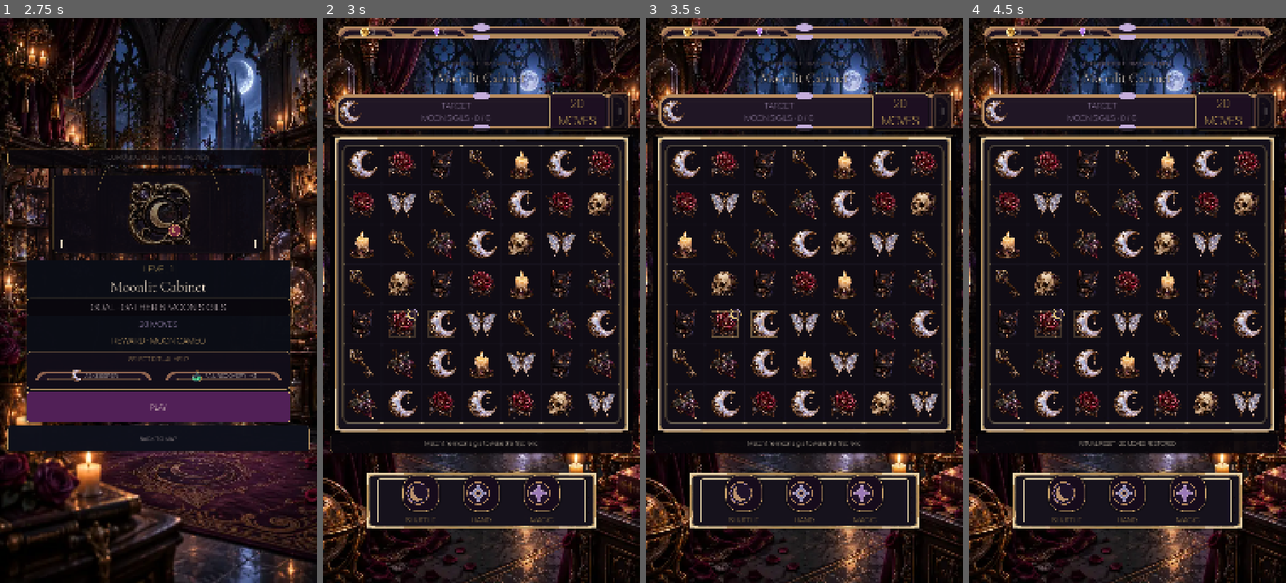
Above: before the commit, frames 1-4 (left to right).
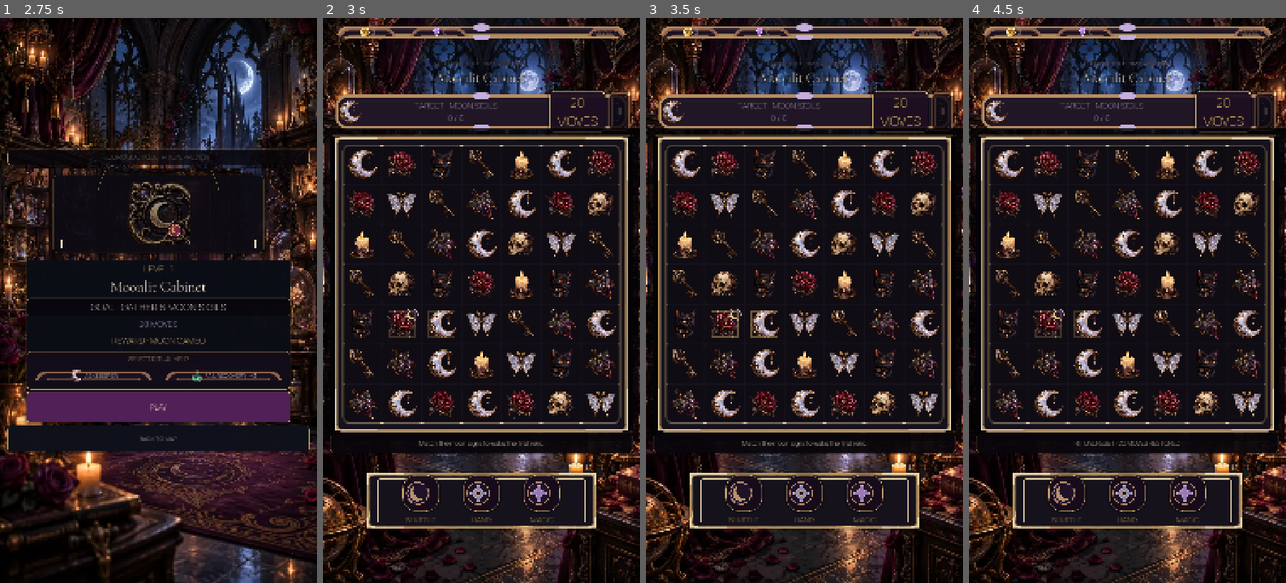
Above: after the commit, the same moments.

Repository: Jay-prodesign/akilta-match3
Game: Godot game, scene res://src/app/app_bootstrap.tscn
The game is run twice, just before and just after one commit, with the same random seed, the same clock (stepped at 60 frames per second) and the same inputs.
Inputs:
- Up to frame 1 (2.75 s): click "ENTER THE HOUSE" at 0.5 s; click "PLAY LEVEL 1" at 1.25 s; click "1" at 2 s
- Up to frame 2 (3 s): click "PLAY" at 2.75 s
- Up to frame 3 (3.5 s): no input
- Up to frame 4 (4.5 s): click "Ⅱ" at 3.5 s; click "RESTART LEVEL" at 4.25 s

Frame 1 is identical in both runs. In frame 2, 0.7% of the frame differs, in the area x 29-89%, y 12-76%; in frame 3, 0.7%; in frame 4, 0.7%.

Commit message:
Preserve objective feedback in final HUD

Diff:
--- a/src/ui/gameplay/gameplay_screen.gd
+++ b/src/ui/gameplay/gameplay_screen.gd
@@ -559,20 +559,20 @@
 	if hint_label == null:
 		return
 	var color := Color("#F4E5D3")
-	var size_px := 20
+	var size_px := 22
 	match mode:
 		"blocker":
 			color = Color("#F0CE8A")
-			size_px = 21
+			size_px = 23
 		"special":
 			color = Color("#E8C987")
-			size_px = 21
+			size_px = 23
 		"combo":
 			color = Color("#E7C8FF")
-			size_px = 22
+			size_px = 24
 		"cascade":
 			color = Color("#DDB7F5")
-			size_px = 21
+			size_px = 23
 		"invalid":
 			color = Color("#D8C5D2")
 		_:
@@ -615,13 +615,13 @@
 		]
 	if String(board_state.objective_type) == "collect_family":
 		var family_label: String = String(board_state.objective_family).capitalize()
-		objective_label.text = "TARGET\n%s SIGILS · %d / %d" % [
+		objective_label.text = "TARGET · %s SIGILS\n%d / %d" % [
 			family_label.to_upper(),
 			int(board_state.objective_progress),
 			int(board_state.objective_target)
 		]
 	elif String(board_state.objective_type) == "clear_blockers":
-		objective_label.text = "TARGET\nWAX SEAL LAYERS · %d / %d" % [_objective_progress_value(), _objective_target_value()]
+		objective_label.text = "TARGET · WAX SEAL LAYERS\n%d / %d" % [_objective_progress_value(), _objective_target_value()]
 	else:
 		objective_label.text = "TARGET\nAWAKEN THE COLLECTION"
 
@@ -664,10 +664,10 @@
 	var target := _objective_target_value()
 	var complete := progress >= target
 	if String(board_state.objective_type) == "clear_blockers":
-		objective_label.text = "TARGET\nWAX SEAL LAYERS · %d / %d" % [progress, target]
+		objective_label.text = "TARGET · WAX SEAL LAYERS\n%d / %d · %s" % [progress, target, "OBJECTIVE COMPLETE" if complete else "+%d THIS MOVE" % _last_objective_delta]
 	else:
 		var family := String(board_state.objective_family).to_upper()
-		objective_label.text = "TARGET\n%s SIGILS · %d / %d" % [family, progress, target]
+		objective_label.text = "TARGET · %s SIGILS\n%d / %d · %s" % [family, progress, target, "OBJECTIVE COMPLETE" if complete else "+%d THIS MOVE" % _last_objective_delta]
 	objective_label.set_meta("objective_feedback_state", "complete" if complete else "progress")
 	objective_label.add_theme_color_override("font_color", Color("#FFFFFF") if _high_contrast else (Color("#F0CE8A") if complete else Color("#E4CDEB")))
 	if _objective_pulse_tween != null and _objective_pulse_tween.is_valid():
@@ -694,19 +694,19 @@
 		_moves_urgency_state = "critical"
 		moves_label.text = "LAST MOVE" if moves == 1 else "NO MOVES"
 		moves_label.add_theme_color_override("font_color", Color("#FFFFFF") if _high_contrast else Color("#FF9B8E"))
-		moves_label.add_theme_font_size_override("font_size", 36)
+		moves_label.add_theme_font_size_override("font_size", 40)
 		moves_label.add_theme_constant_override("outline_size", 5 if _high_contrast else 4)
 	elif moves <= LOW_MOVE_WARNING_THRESHOLD:
 		_moves_urgency_state = "warning"
 		moves_label.text = "⚠ %d\nMOVES" % moves
 		moves_label.add_theme_color_override("font_color", Color("#FFF1B6") if _high_contrast else Color("#F2B36D"))
-		moves_label.add_theme_font_size_override("font_size", 38)
+		moves_label.add_theme_font_size_override("font_size", 42)
 		moves_label.add_theme_constant_override("outline_size", 4)
 	else:
 		_moves_urgency_state = "normal"
 		moves_label.text = "%d\nMOVES" % moves
 		moves_label.add_theme_color_override("font_color", Color("#FFF1B6") if _high_contrast else Color("#F2C66D"))
-		moves_label.add_theme_font_size_override("font_size", 40)
+		moves_label.add_theme_font_size_override("font_size", 44)
 		moves_label.add_theme_constant_override("outline_size", 3)
 	moves_label.set_meta("urgency_state", _moves_urgency_state)
 
@@ -1053,7 +1053,7 @@
 	)
 	var integrated_hud_surface: bool = (
 		not objective_label.has_theme_stylebox_override("normal")
-		and objective_label.text.begins_with("TARGET\n")
+		and objective_label.text.begins_with("TARGET")
 		and moves_label.get_theme_stylebox("normal") != null
 	)
 	var hint_readable: bool = (
@@ -1113,7 +1113,7 @@
 		"final_booster_readability": booster_family_locked and shuffle_label.get_theme_font_size("font_size") >= 26,
 		"visual_parity_gate_v2": hierarchy_locked and booster_family_locked and composition_locked and board_locked and utilities_separated and String(_booster_tray.get_meta("production_chrome_kind", "")) == "gameplay_booster_tray",
 		"visual_parity_gate_v3": hierarchy_locked and integrated_hud_surface and hint_readable and booster_family_locked and composition_locked and board_locked and utilities_separated,
-		"visual_parity_version": 3,
+		"visual_parity_version": 4,
 		"resource_bar_height": ($ResourceBar as PanelContainer).offset_bottom - ($ResourceBar as PanelContainer).offset_top,
 		"hud_plate_height": ($Layout/HUDPlate as PanelContainer).custom_minimum_size.y,
 		"booster_tray_height": _booster_tray.offset_bottom - _booster_tray.offset_top,
